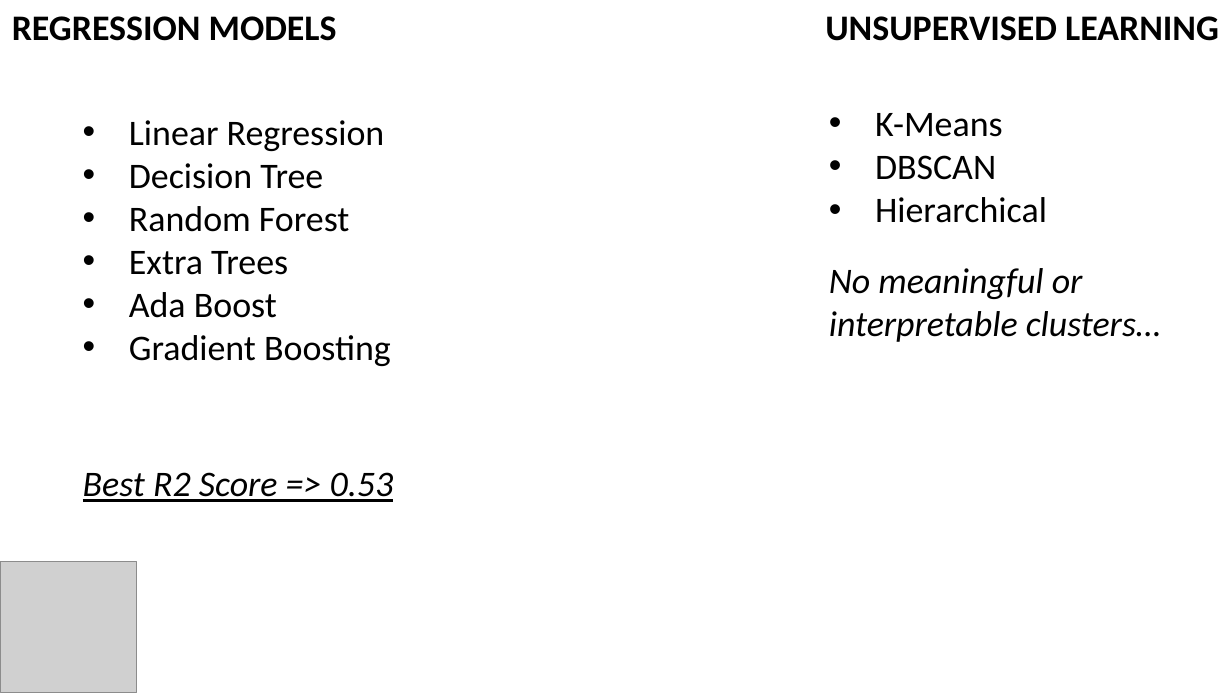
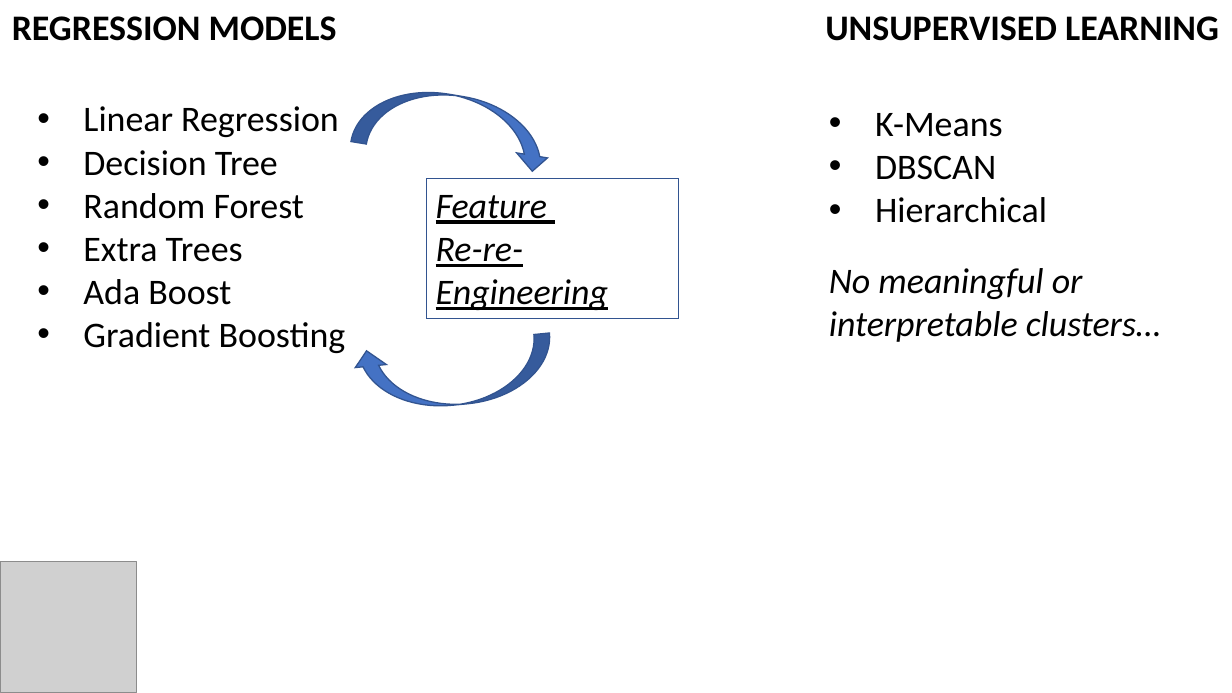
Before and after one commit to irwinwei73/GA-DSI-Capstone, a slide deck: slide 15 of Capstone_Final_Presentation.pptx (slide 13 before the commit). Drawn at 1232x693 pixels with LibreOffice and Linux fonts; fonts in the diff are those of the drawing; grey boxes stand for pictures. Boxes give left, top, right and bottom in pixels: in the first picture for what was removed or moved away, otherwise in the second. Text is boxed around its words. In the diff, an @@ line names an element or a change of style, - is before the commit and + after.

Commit message:
updated presentation

```diff
--- a/Capstone_Final_Presentation.pptx
+++ b/Capstone_Final_Presentation.pptx
@@ curved left arrow added at [351,79,558,174], fill #4472C4, outline #325491 1 pt @@
@@ text "Linear Regression": place and size @@
-text "Linear Regression" at [129,120,391,366]
+text "Linear Regression" at [83,106,346,353]
@@ rectangle added at [427,178,679,318], outline #325491 0.75 pt, 28 pt, text #000000, italic, underline @@
+Feature
+Re-re-
+Engineering
@@ curved left arrow added at [351,333,556,415], fill #4472C4, outline #325491 1 pt @@
@@ text removed at [83,472,394,502] @@
-Best R2 Score => 0.53
```
Also in this commit, not shown: 5 other slides changed, 5 slides added.
